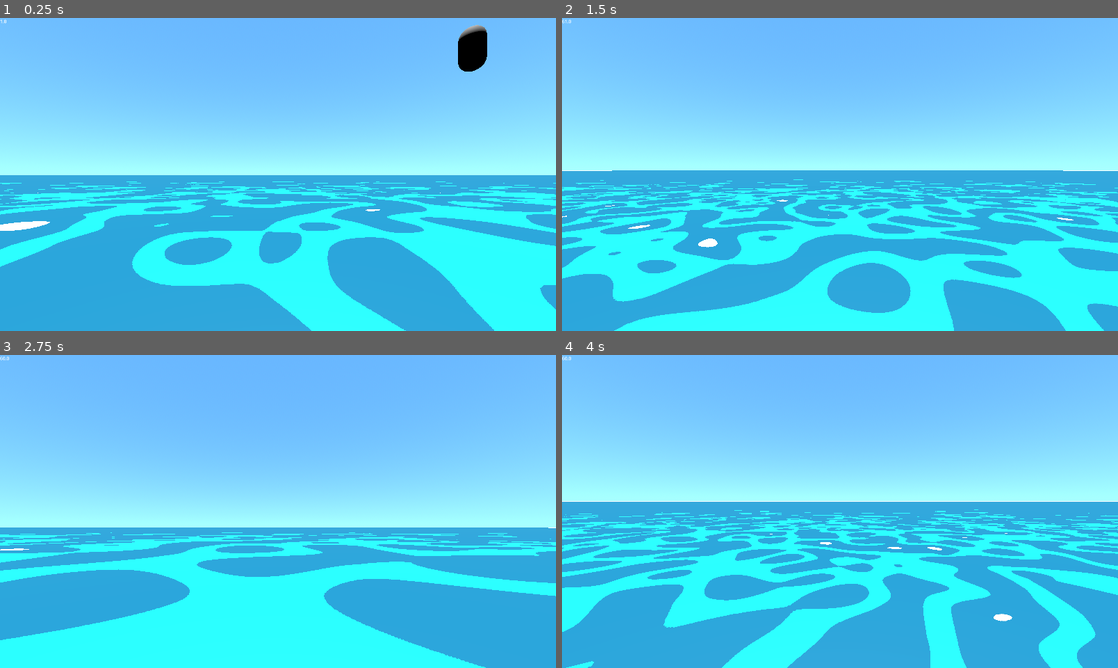
Above: before the commit, frames 1-4 (two rows, left to right).
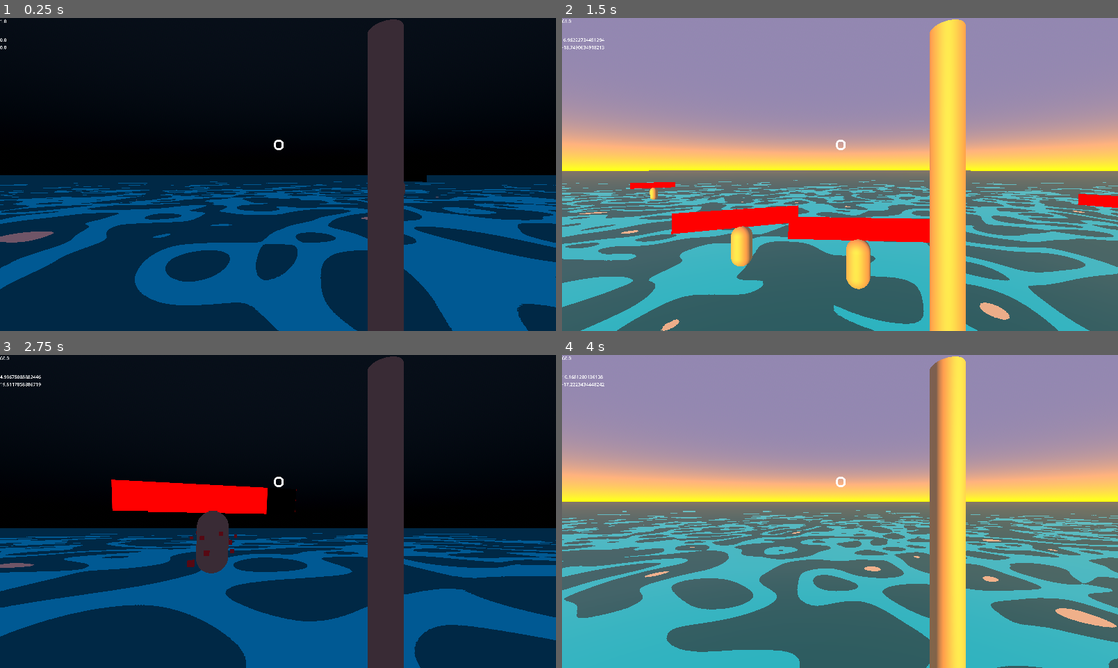
Above: after the commit, the same moments.

Repository: ImVakond/SurfBlade
Game: Godot game, scene res://main.tscn
Same seed, same stepped clock (60 frames per second), same inputs: the game is played once before the commit and once after it.
Inputs (mouse positions are in pixels of both pictures, inside the frame that each line leads up to):
- Up to frame 1 (0.25 s): no input
- Up to frame 2 (1.5 s): move the mouse to (867, 174) at 0.52 s; hold 1 (1, bound only after the commit) 0.53-1.28 s; hold W (forward) from 0.53 s (still down); tap Space (Jump) at 0.77 s; tap 2 (2, bound only after the commit) at 0.8, 1.35 s; move the mouse to (812, 174) at 1.27 s
- Up to frame 3 (2.75 s): keep holding W (forward); tap Space (Jump) at 1.52 s; tap 3 (3, bound only after the commit) at 1.55 s; move the mouse to (289, 505) at 2.02 s; hold 3 (3, bound only after the commit) from 2.03 s (still down); click (289, 505) at 2.3 s
- Up to frame 4 (4 s): keep holding W (forward); move the mouse to (834, 517) at 2.77 s; release 3 (3, bound only after the commit) at 2.78 s; click (834, 517) at 2.85 s; tap Space (Jump) at 3.02, 3.77 s; tap 1 (1, bound only after the commit) at 3.05 s; move the mouse to (878, 514) at 3.52 s; hold 1 (1, bound only after the commit) from 3.53 s (still down); tap 2 (2, bound only after the commit) at 3.8 s

The runs differ from the first frame. In frame 1, 99% of the frame differs, in the area x 0-100%, y 0-100%; in frame 2, 100%; in frame 3, 100%; in frame 4, 100%.

Commit message:
Sky + Basic Hitbox

Diff:
--- /dev/null
+++ b/basic_enemy.tscn
@@ -0,0 +1,46 @@
+[gd_scene load_steps=9 format=3 uid="uid://h3exx0vxsm7a"]
+
+[ext_resource type="Script" uid="uid://bb7oye8qve2pw" path="res://hitbox.gd" id="1_t1tcq"]
+[ext_resource type="PackedScene" uid="uid://dh4r1g6730v4m" path="res://healthbar.tscn" id="2_05t60"]
+[ext_resource type="Material" uid="uid://uau5jm8slqrd" path="res://particle_material.tres" id="3_v2wxn"]
+[ext_resource type="BoxMesh" uid="uid://bf12t5tj44mei" path="res://particle_pass.tres" id="4_hhlmc"]
+
+[sub_resource type="CapsuleMesh" id="CapsuleMesh_0e1n8"]
+
+[sub_resource type="CapsuleShape3D" id="CapsuleShape3D_oxpuf"]
+
+[sub_resource type="ViewportTexture" id="ViewportTexture_272bh"]
+viewport_path = NodePath("ProgressBarViewport")
+
+[sub_resource type="StandardMaterial3D" id="StandardMaterial3D_as3ya"]
+resource_local_to_scene = true
+shading_mode = 0
+albedo_color = Color(1, 1, 1, 0)
+albedo_texture = SubResource("ViewportTexture_272bh")
+
+[node name="BasicEnemy" type="MeshInstance3D"]
+mesh = SubResource("CapsuleMesh_0e1n8")
+
+[node name="Hitbox" type="Area3D" parent="." node_paths=PackedStringArray("Collider", "healthbar", "particles")]
+script = ExtResource("1_t1tcq")
+Collider = NodePath("HitboxCol")
+healthbar = NodePath("HealthBar")
+particles = NodePath("Particles")
+
+[node name="HitboxCol" type="CollisionShape3D" parent="Hitbox"]
+shape = SubResource("CapsuleShape3D_oxpuf")
+
+[node name="HealthBar" parent="Hitbox" instance=ExtResource("2_05t60")]
+transform = Transform3D(2.87319, 0, 0, 0, 0.0541109, 0, 0, 0, 0.45289, 0, 1.38924, 0)
+skeleton = NodePath("../..")
+surface_material_override/0 = SubResource("StandardMaterial3D_as3ya")
+
+[node name="Particles" type="GPUParticles3D" parent="Hitbox"]
+transform = Transform3D(1, 0, 0, 0, 1, 0, 0, 0, 1, 0, 0.0695744, 0)
+emitting = false
+amount = 40
+lifetime = 2.0
+one_shot = true
+explosiveness = 1.0
+process_material = ExtResource("3_v2wxn")
+draw_pass_1 = ExtResource("4_hhlmc")
--- /dev/null
+++ b/daysky.tres
@@ -0,0 +1,21 @@
+[gd_resource type="Environment" load_steps=3 format=3 uid="uid://fgm3o1d0j0ae"]
+
+[sub_resource type="ProceduralSkyMaterial" id="ProceduralSkyMaterial_s2voi"]
+sky_top_color = Color(0.258824, 0.454902, 0.647059, 1)
+sky_horizon_color = Color(0.423529, 0.654902, 0.670588, 1)
+sky_energy_multiplier = 0.9
+sky_cover_modulate = Color(0.470588, 1, 1, 1)
+ground_bottom_color = Color(0.258824, 0.454902, 0.647059, 1)
+ground_horizon_color = Color(0.258824, 0.454902, 0.647059, 1)
+
+[sub_resource type="Sky" id="Sky_wvteh"]
+sky_material = SubResource("ProceduralSkyMaterial_s2voi")
+
+[resource]
+background_mode = 2
+sky = SubResource("Sky_wvteh")
+ambient_light_source = 2
+ambient_light_color = Color(1, 1, 1, 1)
+ambient_light_energy = 1.3
+reflected_light_source = 2
+fog_depth_curve = 0.108819
--- /dev/null
+++ b/enviroment.gd
@@ -0,0 +1,31 @@
+extends Node
+
+@onready var sun_day := %Sun_Day
+@onready var sun_set := %Sun_Set
+@onready var sun_night := %Moon
+@onready var world_enviroment := %WorldEnviroment
+
+const DAYSKY := preload("uid://fgm3o1d0j0ae")
+const NIGHTSKY := preload("uid://drbxgywq0qt61")
+const SUNSETSKY := preload("uid://cvu64fg4olqe")
+
+var enviroments : Array[Environment] = [DAYSKY,SUNSETSKY,NIGHTSKY]
+@onready var suns : Array[DirectionalLight3D] = [sun_day,sun_set,sun_night]
+
+@onready var mode : int = 0:
+	set(new_mode):
+		mode = new_mode
+		for sun in suns:
+			sun.visible = false
+		world_enviroment.environment = enviroments[new_mode]
+		suns[new_mode].visible = true
+
+func _ready() -> void:
+	mode = 2
+func _input(event : InputEvent) -> void:
+	if event.is_action_pressed("1"):
+		mode = 0
+	if event.is_action_pressed("2"):
+		mode = 1
+	if event.is_action_pressed("3"):
+		mode = 2
--- /dev/null
+++ b/global.gd
@@ -0,0 +1,5 @@
+extends Node
+
+var is_ready : bool = false
+var main : Node3D
+var player : Node3D
--- /dev/null
+++ b/health_bar.gd
@@ -0,0 +1,9 @@
+extends MeshInstance3D
+
+func set_health(health : int, maxhealth : int) -> void:
+	%Bar.value = health
+	%Bar.max_value = maxhealth
+
+func _process(_delta : float):
+	look_at(Global.player.global_transform.origin,Vector3(0,-1,0))
+	rotation_degrees += Vector3(90,0,0)
--- /dev/null
+++ b/healthbar.tscn
@@ -0,0 +1,52 @@
+[gd_scene load_steps=7 format=3 uid="uid://dh4r1g6730v4m"]
+
+[ext_resource type="Script" uid="uid://dkoe4r6m8nbh1" path="res://health_bar.gd" id="1_iywrq"]
+
+[sub_resource type="PlaneMesh" id="PlaneMesh_hx648"]
+
+[sub_resource type="ViewportTexture" id="ViewportTexture_iywrq"]
+viewport_path = NodePath("ProgressBarViewport")
+
+[sub_resource type="StandardMaterial3D" id="StandardMaterial3D_3u6gp"]
+resource_local_to_scene = true
+shading_mode = 0
+albedo_color = Color(1, 1, 1, 0)
+albedo_texture = SubResource("ViewportTexture_iywrq")
+
+[sub_resource type="StyleBoxFlat" id="StyleBoxFlat_1g57s"]
+content_margin_left = 2.0
+content_margin_top = 2.0
+content_margin_right = 2.0
+content_margin_bottom = 2.0
+bg_color = Color(0, 0, 0, 1)
+corner_detail = 6
+
+[sub_resource type="StyleBoxFlat" id="StyleBoxFlat_7pf6h"]
+content_margin_left = 2.0
+content_margin_top = 2.0
+content_margin_right = 2.0
+content_margin_bottom = 2.0
+bg_color = Color(1, 0, 0, 1)
+corner_detail = 6
+
+[node name="HealthBar" type="MeshInstance3D"]
+transform = Transform3D(2.87319, 0, 0, 0, 0.0541109, 0, 0, 0, 0.45289, 0, 0, 0)
+mesh = SubResource("PlaneMesh_hx648")
+surface_material_override/0 = SubResource("StandardMaterial3D_3u6gp")
+script = ExtResource("1_iywrq")
+
+[node name="ProgressBarViewport" type="SubViewport" parent="."]
+transparent_bg = true
+size = Vector2i(480, 99)
+
+[node name="Bar" type="ProgressBar" parent="ProgressBarViewport"]
+unique_name_in_owner = true
+offset_left = -6.0
+offset_top = -5.0
+offset_right = 490.0
+offset_bottom = 105.0
+theme_override_styles/background = SubResource("StyleBoxFlat_1g57s")
+theme_override_styles/fill = SubResource("StyleBoxFlat_7pf6h")
+max_value = 50.0
+value = 25.0
+show_percentage = false
--- /dev/null
+++ b/hitbox.gd
@@ -0,0 +1,28 @@
+extends Area3D
+class_name Hitbox
+
+@export var Collider : CollisionShape3D
+@export var healthbar : MeshInstance3D
+@export var particles : GPUParticles3D
+
+@export var max_health = 5.0
+
+var enemy : bool = true
+
+var health = 1.0:
+	set(value):
+		health = value
+		healthbar.set_health(health,max_health)
+		if health <= 0:
+			get_parent().queue_free()
+
+func _ready() -> void:
+	area_entered.connect(on_area_entered)
+	health = max_health
+
+func on_area_entered(area : Area3D) -> void:
+	if area.is_in_group("PlayerDamage"):
+		health -= 1
+		if particles:
+			particles.restart()
+			particles.emitting = true
--- a/icon.svg
+++ /dev/null
@@ -1 +0,0 @@
-<svg xmlns="http://www.w3.org/2000/svg" width="128" height="128"><rect width="124" height="124" x="2" y="2" fill="#363d52" stroke="#212532" stroke-width="4" rx="14"/><g fill="#fff" transform="translate(12.322 12.322)scale(.101)"><path d="M105 673v33q407 354 814 0v-33z"/><path fill="#478cbf" d="m105 673 152 14q12 1 15 14l4 67 132 10 8-61q2-11 15-15h162q13 4 15 15l8 61 132-10 4-67q3-13 15-14l152-14V427q30-39 56-81-35-59-83-108-43 20-82 47-40-37-88-64 7-51 8-102-59-28-123-42-26 43-46 89-49-7-98 0-20-46-46-89-64 14-123 42 1 51 8 102-48 27-88 64-39-27-82-47-48 49-83 108 26 42 56 81zm0 33v39c0 276 813 276 814 0v-39l-134 12-5 69q-2 10-14 13l-162 11q-12 0-16-11l-10-65H446l-10 65q-4 11-16 11l-162-11q-12-3-14-13l-5-69z"/><path d="M483 600c0 34 58 34 58 0v-86c0-34-58-34-58 0z"/><circle cx="725" cy="526" r="90"/><circle cx="299" cy="526" r="90"/></g><g fill="#414042" transform="translate(12.322 12.322)scale(.101)"><circle cx="307" cy="532" r="60"/><circle cx="717" cy="532" r="60"/></g></svg>
--- a/main.gd
+++ b/main.gd
@@ -1,5 +1,15 @@
 extends Node3D
 
+const BASIC_ENEMY := preload("uid://h3exx0vxsm7a")
 
 func _ready() -> void:
+	Global.main = self
+	Global.player = %Player
+	Global.is_ready = true
+
 	Input.mouse_mode = Input.MOUSE_MODE_CAPTURED
+	for _i in range(40):
+		await get_tree().create_timer(0.1).timeout
+		var enemy = BASIC_ENEMY.instantiate()
+		enemy.global_position = Vector3(randi_range(-50,50),1,randi_range(-50,50))
+		call_deferred("add_child",enemy)
--- a/main.tscn
+++ b/main.tscn
@@ -1,9 +1,10 @@
-[gd_scene load_steps=15 format=3 uid="uid://b01axphphb3sk"]
+[gd_scene load_steps=12 format=3 uid="uid://b01axphphb3sk"]
 
 [ext_resource type="Script" uid="uid://b321veh5c3xks" path="res://main.gd" id="1_1bvp3"]
 [ext_resource type="PackedScene" uid="uid://buok0w254t0wh" path="res://player.tscn" id="1_ig7tw"]
 [ext_resource type="Shader" uid="uid://bqvkpetder5il" path="res://ocean.gdshader" id="2_0xm2m"]
-[ext_resource type="PackedScene" uid="uid://b50q36iftx04y" path="res://world_environment.tscn" id="3_h2yge"]
+[ext_resource type="Script" uid="uid://cighyvs18l5tc" path="res://enviroment.gd" id="3_272bh"]
+[ext_resource type="Environment" uid="uid://drbxgywq0qt61" path="res://nightsky.tres" id="4_7mycd"]
 
 [sub_resource type="GDScript" id="GDScript_h2yge"]
 resource_name = "asd"
@@ -39,29 +40,14 @@
 shader_parameter/roughness = 0.595
 shader_parameter/fractal = SubResource("NoiseTexture2D_h2yge")
 
-[sub_resource type="ProceduralSkyMaterial" id="ProceduralSkyMaterial_te0mf"]
-sky_top_color = Color(0.258824, 0.454902, 0.647059, 1)
-sky_horizon_color = Color(0.423529, 0.654902, 0.670588, 1)
-
-[sub_resource type="Sky" id="Sky_x16oa"]
-sky_material = SubResource("ProceduralSkyMaterial_te0mf")
-
-[sub_resource type="Environment" id="Environment_h2yge"]
-background_mode = 2
-sky = SubResource("Sky_x16oa")
-ambient_light_source = 1
-reflected_light_source = 1
-fog_depth_curve = 0.108819
-
 [sub_resource type="CameraAttributesPractical" id="CameraAttributesPractical_1bvp3"]
 exposure_multiplier = 1.566
-
-[sub_resource type="CapsuleMesh" id="CapsuleMesh_h2yge"]
 
 [node name="Main" type="Node3D"]
 script = ExtResource("1_1bvp3")
 
 [node name="Player" parent="." instance=ExtResource("1_ig7tw")]
+unique_name_in_owner = true
 transform = Transform3D(1, 0, 1.74846e-07, 0, 1, 0, -1.74846e-07, 0, 1, 0, 2.53532, 0)
 
 [node name="CanvasLayer" type="CanvasLayer" parent="."]
@@ -72,6 +58,7 @@
 script = SubResource("GDScript_h2yge")
 
 [node name="Enviroment" type="Node" parent="."]
+script = ExtResource("3_272bh")
 
 [node name="Ocean" type="MeshInstance3D" parent="Enviroment"]
 transform = Transform3D(10, 0, 0, 0, 1, 0, 0, 0, 10, 0, 0, 0.5)
@@ -79,28 +66,43 @@
 skeleton = NodePath("../..")
 surface_material_override/0 = SubResource("ShaderMaterial_h2yge")
 
-[node name="Light" type="DirectionalLight3D" parent="Enviroment"]
-transform = Transform3D(1, 0, 0, 0, -4.37114e-08, 1, 0, -1, -4.37114e-08, 0, -6.10915, 0)
+[node name="WorldEnviroment" type="WorldEnvironment" parent="Enviroment"]
+unique_name_in_owner = true
+environment = ExtResource("4_7mycd")
+camera_attributes = SubResource("CameraAttributesPractical_1bvp3")
 
-[node name="WorldEnviroment" parent="Enviroment" instance=ExtResource("3_h2yge")]
-environment = SubResource("Environment_h2yge")
-camera_attributes = SubResource("CameraAttributesPractical_1bvp3")
+[node name="Sun_Day" type="DirectionalLight3D" parent="Enviroment"]
+unique_name_in_owner = true
+transform = Transform3D(1, 0, 0, 0, -4.37114e-08, 1, 0, -1, -4.37114e-08, 0, 0, 0)
+visible = false
+light_energy = 2.0
+light_angular_distance = 1.0
+sky_mode = 2
+
+[node name="Sun_Set" type="DirectionalLight3D" parent="Enviroment"]
+unique_name_in_owner = true
+transform = Transform3D(1, 0, 0, 0, 0.999391, 0.0348995, 0, -0.0348995, 0.999391, 0, -6.10915, 0)
+visible = false
+light_color = Color(1, 0.564706, 0.0509804, 1)
+light_angular_distance = 1.0
+light_specular = 10.0
+sky_mode = 2
+
+[node name="SunSetEffect" type="DirectionalLight3D" parent="Enviroment/Sun_Set"]
+light_color = Color(1, 0.564706, 0.0509804, 1)
+light_energy = 2.0
+light_angular_distance = 1.0
+light_specular = 10.0
+sky_mode = 1
+
+[node name="Moon" type="DirectionalLight3D" parent="Enviroment"]
+unique_name_in_owner = true
+transform = Transform3D(1, 0, 0, 0, 0.304033, 0.952661, 0, -0.952661, 0.304033, 0, 0, 0)
+visible = false
+light_color = Color(0.905882, 1, 1, 1)
+light_energy = 0.5
+light_indirect_energy = 0.0
+sky_mode = 2
 
 [node name="Camera3D" type="Camera3D" parent="."]
 transform = Transform3D(1, 0, 0, 0, 0.730162, 0.683274, 0, -0.683274, 0.730162, 0, 11.3468, 7.08274)
-
-[node name="MeshInstance3D" type="MeshInstance3D" parent="."]
-transform = Transform3D(1, 0, 0, 0, 1, 0, 0, 0, 1, -10.5172, 8.02897, 0)
-mesh = SubResource("CapsuleMesh_h2yge")
-
-[node name="MeshInstance3D2" type="MeshInstance3D" parent="."]
-transform = Transform3D(1, 0, 0, 0, 1, 0, 0, 0, 1, 8.95748, 8.02897, -10.3008)
-mesh = SubResource("CapsuleMesh_h2yge")
-
-[node name="MeshInstance3D3" type="MeshInstance3D" parent="."]
-transform = Transform3D(1, 0, 0, 0, 1, 0, 0, 0, 1, 8.95748, 2.07594, -6.30202)
-mesh = SubResource("CapsuleMesh_h2yge")
-
-[node name="MeshInstance3D4" type="MeshInstance3D" parent="."]
-transform = Transform3D(1, 0, 0, 0, 1, 0, 0, 0, 1, 1.86259, -0.0171003, 7.23116)
-mesh = SubResource("CapsuleMesh_h2yge")
--- /dev/null
+++ b/nightsky.tres
@@ -0,0 +1,19 @@
+[gd_resource type="Environment" load_steps=3 format=3 uid="uid://drbxgywq0qt61"]
+
+[sub_resource type="ProceduralSkyMaterial" id="ProceduralSkyMaterial_yia4e"]
+sky_top_color = Color(0.0331065, 0.0488296, 0.0711122, 1)
+sky_horizon_color = Color(0, 0, 0, 1)
+ground_bottom_color = Color(0, 0, 0, 1)
+ground_horizon_color = Color(0, 0, 0, 1)
+
+[sub_resource type="Sky" id="Sky_nsffj"]
+sky_material = SubResource("ProceduralSkyMaterial_yia4e")
+
+[resource]
+background_mode = 2
+sky = SubResource("Sky_nsffj")
+ambient_light_source = 2
+ambient_light_color = Color(0.603922, 0.470588, 0.560784, 1)
+ambient_light_energy = 0.5
+reflected_light_source = 2
+fog_depth_curve = 0.108819
--- a/ocean.gdshader
+++ b/ocean.gdshader
@@ -6,7 +6,7 @@
 uniform float roughness : hint_range(0.0, 1.0) = 0.02;
 uniform sampler2D fractal;
 void fragment(){
-	float shade = round(texture(fractal,UV * 100.0).r*2.0);
+	float shade = round(texture(fractal,TIME/100.0+UV * 100.0).r*2.0);
 	if (shade < 0.2){
 		ALBEDO = vec3(1.0);
 	}
--- /dev/null
+++ b/particle_material.tres
@@ -0,0 +1,12 @@
+[gd_resource type="ParticleProcessMaterial" format=3 uid="uid://uau5jm8slqrd"]
+
+[resource]
+emission_shape = 1
+emission_sphere_radius = 0.8
+angle_min = -45.0
+angle_max = 45.0
+spread = 180.0
+initial_velocity_min = 1.0
+initial_velocity_max = 5.0
+scale_min = 0.8
+scale_max = 2.0
--- /dev/null
+++ b/particle_pass.tres
@@ -0,0 +1,8 @@
+[gd_resource type="BoxMesh" load_steps=2 format=3 uid="uid://bf12t5tj44mei"]
+
+[sub_resource type="StandardMaterial3D" id="StandardMaterial3D_5jn12"]
+albedo_color = Color(0.788235, 0.188235, 0.243137, 1)
+
+[resource]
+material = SubResource("StandardMaterial3D_5jn12")
+size = Vector3(0.1, 0.1, 0.1)
--- a/player.gd
+++ b/player.gd
@@ -1,21 +1,23 @@
 extends CharacterBody3D
 
 
-const ACCELARATION = 5.0
+const ACCELARATION = 80
 const JUMP_VELOCITY = 8
-const MAX_SPEED = 40.0
-var current_speed : float = 0
+const SPEED = 20.0
+var target_speed : float = 0
 
-@onready var cameraholder = %CameraHolder
+@onready var cameraholder := %CameraHolder
+@onready var attack_anim := %AttackAnim
 
 func _physics_process(delta : float) -> void:
 	if Input.is_action_pressed("forward"):
-		current_speed = clampf(current_speed+ACCELARATION,0,MAX_SPEED)
+		target_speed = 1
+	elif Input.is_action_pressed("backward"):
+		target_speed = -1
 	else:
-		current_speed = clampf(current_speed-ACCELARATION/3,0,MAX_SPEED)
-	var direction = transform.basis * Vector3(0, 0, -current_speed)
-	velocity.x = direction.x
-	velocity.z = direction.z
+		target_speed = clampf(target_speed-ACCELARATION,0,SPEED)
+	var target_direction : Vector3 = transform.basis * Vector3(0, 0, -target_speed * SPEED) + Vector3(0,velocity.y,0)
+	velocity = velocity.move_toward(target_direction,ACCELARATION * delta)
 
 func _input(event : InputEvent) -> void:
 	if event is InputEventMouseMotion:
@@ -23,3 +25,10 @@
 		rotate_object_local(Vector3(0,1,0),-event.relative.x / 270)
 	if event.is_action_pressed("Jump") and (is_on_floor() or global_position.y < 2):
 		velocity.y = JUMP_VELOCITY
+	if event.is_action_pressed("Attack"):
+		attack_anim.play("Attack")
+
+func _on_attack_area_area_entered(area : Area3D) -> void:
+	if area is Hitbox and area.enemy:
+		##TODO: a két hitbox pozíciója helyett a kamera controller szögéből kell kiszámolni a knockbacket
+		velocity += (global_position-area.global_position).normalized() * 50 * Vector3(1,0.2,1)
--- a/player.tscn
+++ b/player.tscn
@@ -8,6 +8,59 @@
 
 [sub_resource type="CapsuleShape3D" id="CapsuleShape3D_4flbx"]
 
+[sub_resource type="SphereShape3D" id="SphereShape3D_i3pqv"]
+radius = 2.02626
+
+[sub_resource type="Animation" id="Animation_i3pqv"]
+resource_name = "Attack"
+length = 0.3
+step = 0.0333333
+tracks/0/type = "value"
+tracks/0/imported = false
+tracks/0/enabled = true
+tracks/0/path = NodePath("AttackCollider:disabled")
+tracks/0/interp = 1
+tracks/0/loop_wrap = true
+tracks/0/keys = {
+"times": PackedFloat32Array(0, 0.3),
+"transitions": PackedFloat32Array(1, 1),
+"update": 1,
+"values": [false, true]
+}
+
+[sub_resource type="Animation" id="Animation_hqtel"]
+length = 0.001
+tracks/0/type = "value"
+tracks/0/imported = false
+tracks/0/enabled = true
+tracks/0/path = NodePath("AttackCollider:disabled")
+tracks/0/interp = 1
+tracks/0/loop_wrap = true
+tracks/0/keys = {
+"times": PackedFloat32Array(0),
+"transitions": PackedFloat32Array(1),
+"update": 1,
+"values": [true]
+}
+
+[sub_resource type="AnimationLibrary" id="AnimationLibrary_hqtel"]
+_data = {
+&"Attack": SubResource("Animation_i3pqv"),
+&"RESET": SubResource("Animation_hqtel")
+}
+
+[sub_resource type="CylinderMesh" id="CylinderMesh_i3pqv"]
+
+[sub_resource type="LabelSettings" id="LabelSettings_i3pqv"]
+font_size = 64
+
+[sub_resource type="GDScript" id="GDScript_i3pqv"]
+script/source = "extends Label
+
+func _process(_delta : float) -> void:
+	text = str(owner.velocity.x) + \"\\n\" + str(owner.velocity.z)
+"
+
 [node name="Player" type="CharacterBody3D"]
 axis_lock_angular_x = true
 axis_lock_angular_y = true
@@ -16,6 +69,7 @@
 script = ExtResource("1_4flbx")
 
 [node name="MeshInstance3D" type="MeshInstance3D" parent="."]
+layers = 0
 mesh = SubResource("CapsuleMesh_sh265")
 
 [node name="CollisionShape3D" type="CollisionShape3D" parent="."]
@@ -26,7 +80,25 @@
 
 [node name="Camera" type="Camera3D" parent="CameraHolder"]
 unique_name_in_owner = true
+transform = Transform3D(1, 0, 0, 0, 1, 0, 0, 0, 1, 0, 0.560683, 0.172314)
 fov = 70.0
+
+[node name="AttackArea" type="Area3D" parent="CameraHolder" groups=["PlayerDamage"]]
+
+[node name="AttackCollider" type="CollisionShape3D" parent="CameraHolder/AttackArea"]
+transform = Transform3D(1, 0, 0, 0, 1, 0, 0, 0, 1, 0, 0, -1.88126)
+shape = SubResource("SphereShape3D_i3pqv")
+disabled = true
+
+[node name="AttackAnim" type="AnimationPlayer" parent="CameraHolder/AttackArea"]
+unique_name_in_owner = true
+libraries = {
+&"": SubResource("AnimationLibrary_hqtel")
+}
+
+[node name="MeshInstance3D" type="MeshInstance3D" parent="CameraHolder/AttackArea"]
+transform = Transform3D(0.1, 0, 0, 0, 1, 0, 0, 0, 0.1, 0.327149, 0, -0.511155)
+mesh = SubResource("CylinderMesh_i3pqv")
 
 [node name="Gravity" type="Node" parent="."]
 script = ExtResource("2_onrkg")
@@ -36,3 +108,21 @@
 [node name="MoveAndSlide" type="Node" parent="."]
 script = ExtResource("3_i3pqv")
 metadata/_custom_type_script = "uid://cbxtqhmhq4ogv"
+
+[node name="CanvasLayer" type="CanvasLayer" parent="."]
+
+[node name="Label" type="Label" parent="CanvasLayer"]
+offset_right = 1926.0
+offset_bottom = 862.0
+text = "o"
+label_settings = SubResource("LabelSettings_i3pqv")
+horizontal_alignment = 1
+vertical_alignment = 1
+
+[node name="Label2" type="Label" parent="CanvasLayer"]
+offset_top = 64.0
+offset_right = 40.0
+offset_bottom = 87.0
+script = SubResource("GDScript_i3pqv")
+
+[connection signal="area_entered" from="CameraHolder/AttackArea" to="." method="_on_attack_area_area_entered"]
--- a/project.godot
+++ b/project.godot
@@ -13,7 +13,14 @@
 config/name="wave-game"
 run/main_scene="uid://b01axphphb3sk"
 config/features=PackedStringArray("4.5", "GL Compatibility")
+run/max_fps=60
+boot_splash/bg_color=Color(0, 0.159754, 0.395137, 1)
+boot_splash/show_image=false
 config/icon="res://icon.svg"
+
+[autoload]
+
+Global="*res://global.gd"
 
 [display]
 
@@ -22,7 +29,10 @@
 window/size/mode=3
 window/size/borderless=true
 window/stretch/mode="viewport"
-window/vsync/vsync_mode=0
+
+[global_group]
+
+PlayerDamage=""
 
 [input]
 
@@ -51,8 +61,29 @@
 "events": [Object(InputEventKey,"resource_local_to_scene":false,"resource_name":"","device":-1,"window_id":0,"alt_press …(191 unchanged characters)…
 ]
 }
+1={
+"deadzone": 0.2,
+"events": [Object(InputEventKey,"resource_local_to_scene":false,"resource_name":"","device":-1,"window_id":0,"alt_pressed":false,"shift_pressed":false,"ctrl_pressed":false,"meta_pressed":false,"pressed":false,"keycode":49,"physical_keycode":0,"key_label":0,"unicode":49,"location":0,"echo":false,"script":null)
+]
+}
+2={
+"deadzone": 0.2,
+"events": [Object(InputEventKey,"resource_local_to_scene":false,"resource_name":"","device":-1,"window_id":0,"alt_pressed":false,"shift_pressed":false,"ctrl_pressed":false,"meta_pressed":false,"pressed":false,"keycode":50,"physical_keycode":0,"key_label":0,"unicode":50,"location":0,"echo":false,"script":null)
+]
+}
+3={
+"deadzone": 0.2,
+"events": [Object(InputEventKey,"resource_local_to_scene":false,"resource_name":"","device":-1,"window_id":0,"alt_pressed":false,"shift_pressed":false,"ctrl_pressed":false,"meta_pressed":false,"pressed":false,"keycode":51,"physical_keycode":0,"key_label":0,"unicode":51,"location":0,"echo":false,"script":null)
+]
+}
+Attack={
+"deadzone": 0.2,
+"events": [Object(InputEventMouseButton,"resource_local_to_scene":false,"resource_name":"","device":-1,"window_id":0,"alt_pressed":false,"shift_pressed":false,"ctrl_pressed":false,"meta_pressed":false,"button_mask":0,"position":Vector2(0, 0),"global_position":Vector2(0, 0),"factor":1.0,"button_index":1,"canceled":false,"pressed":false,"double_click":false,"script":null)
+]
+}
 
 [rendering]
 
+textures/canvas_textures/default_texture_filter=0
 renderer/rendering_method="gl_compatibility"
 renderer/rendering_method.mobile="gl_compatibility"
--- /dev/null
+++ b/sunsetsky.tres
@@ -0,0 +1,29 @@
+[gd_resource type="Environment" load_steps=5 format=3 uid="uid://cvu64fg4olqe"]
+
+[sub_resource type="Curve" id="Curve_lquwl"]
+_data = [Vector2(0.476563, 0.168539), 0.0, 0.0, 0, 0]
+point_count = 1
+
+[sub_resource type="CurveTexture" id="CurveTexture_7mycd"]
+curve = SubResource("Curve_lquwl")
+
+[sub_resource type="ProceduralSkyMaterial" id="ProceduralSkyMaterial_272bh"]
+sky_top_color = Color(0.198446, 0.245825, 0.427728, 1)
+sky_horizon_color = Color(1, 0.564706, 0.0509804, 1)
+sky_curve = 0.0430762
+sky_cover = SubResource("CurveTexture_7mycd")
+sky_cover_modulate = Color(1, 0.54902, 0.0901961, 1)
+ground_bottom_color = Color(0.8, 0.545098, 0, 1)
+ground_horizon_color = Color(0.996078, 0.839216, 0, 1)
+
+[sub_resource type="Sky" id="Sky_5vw27"]
+sky_material = SubResource("ProceduralSkyMaterial_272bh")
+
+[resource]
+background_mode = 2
+sky = SubResource("Sky_5vw27")
+ambient_light_source = 2
+ambient_light_color = Color(1, 0.756863, 0.611765, 1)
+ambient_light_energy = 0.7
+reflected_light_source = 2
+fog_depth_curve = 0.108819
Not shown, added: enviroment.gd.uid
Not shown, added: global.gd.uid
Not shown, added: health_bar.gd.uid
Not shown, added: hitbox.gd.uid
Not shown, removed: icon.svg.import
Not shown: 1 places in player.tscn that only renumber resources
